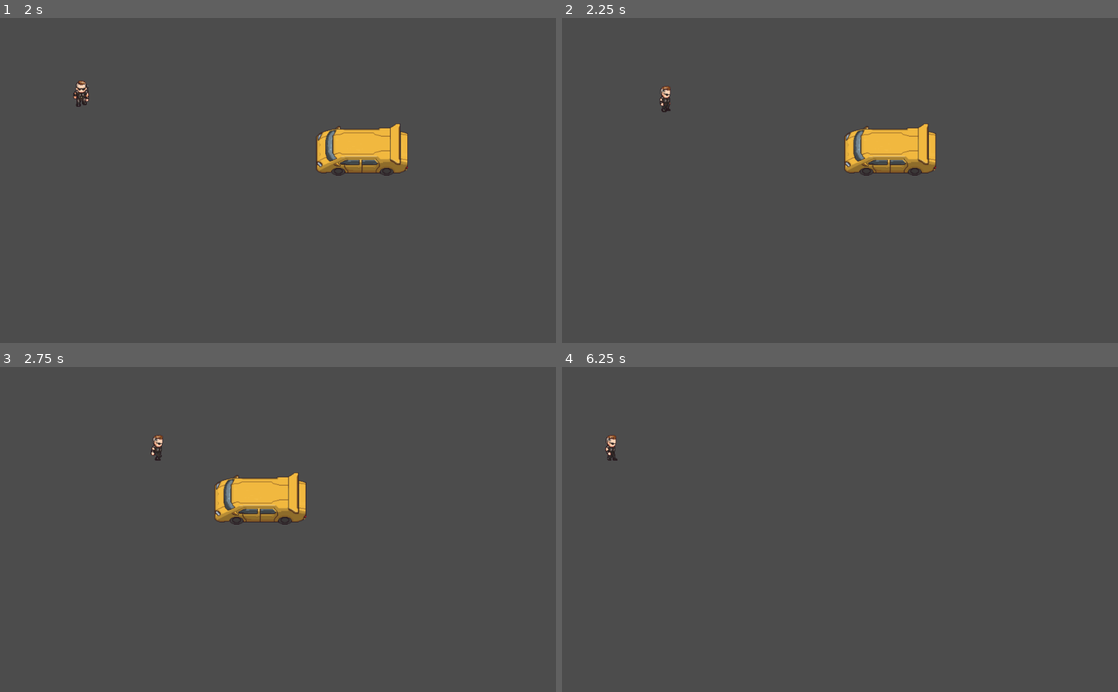
Above: before the commit, frames 1-4 (two rows, left to right).
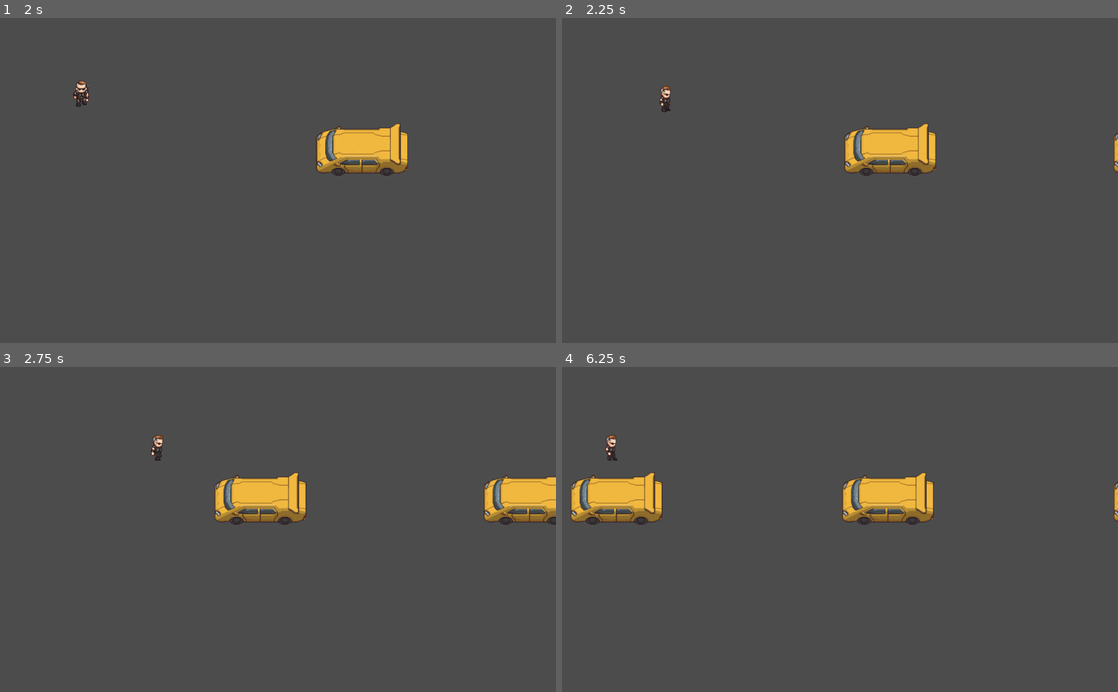
Above: after the commit, the same moments.

Repository: Heino25/Godot_projects
Game: Godot game, scene res://Level/Level.tscn
The game is run twice, just before and just after one commit, with the same random seed, the same clock (stepped at 60 frames per second) and the same inputs.
Inputs:
- Up to frame 1 (2 s): hold Right (ui_right) 0.53-1.28 s; hold Down (ui_down) from 1.28 s (still down)
- Up to frame 2 (2.25 s): release Down (ui_down) at 2.03 s; hold Right (ui_right) from 2.03 s (still down)
- Up to frame 3 (2.75 s): keep holding Right (ui_right)
- Up to frame 4 (6.25 s): release Right (ui_right) at 2.78 s; hold Up (ui_up) 2.78-3.53 s; hold Left (ui_left) 3.53-5.03 s; hold Down (ui_down) 5.03-5.78 s; hold Right (ui_right) from 5.78 s (still down)

Frame 1 is identical in both runs. In frame 2, less than 0.1% of the frame differs, in the area x 99-100%, y 35-48%; in frame 3, 1.6%; in frame 4, 4.3%, in the area x 1-100%, y 32-49%.

Commit message:
car respawn

Diff:
--- /dev/null
+++ b/Level/Level.gd
@@ -0,0 +1,7 @@
+extends Node
+
+const CAR = preload("res://Car/Car.tscn")
+
+func _on_Timer_timeout():
+	var car = CAR.instance()
+	add_child(car)
--- a/Level/Level.tscn
+++ b/Level/Level.tscn
@@ -1,10 +1,18 @@
-[gd_scene load_steps=3 format=2]
+[gd_scene load_steps=4 format=2]
 
 [ext_resource path="res://Player/Player.tscn" type="PackedScene" id=1]
 [ext_resource path="res://Car/Car.tscn" type="PackedScene" id=2]
+[ext_resource path="res://Level/Level.gd" type="Script" id=3]
 
 [node name="Level" type="Node"]
+script = ExtResource( 3 )
 
 [node name="Player" parent="." instance=ExtResource( 1 )]
 
 [node name="Car" parent="." instance=ExtResource( 2 )]
+
+[node name="Timer" type="Timer" parent="."]
+wait_time = 2.0
+autostart = true
+
+[connection signal="timeout" from="Timer" to="." method="_on_Timer_timeout"]
--- a/Player/Player.tscn
+++ b/Player/Player.tscn
@@ -39,14 +39,14 @@
 "name": "walk_up",
 "speed": 5.0
 }, {
+"frames": [ ExtResource( 8 ), ExtResource( 11 ), ExtResource( 12 ), ExtResource( 18 ), ExtResource( 27 ), ExtResource( 22 ), ExtResource( 26 ), ExtResource( 20 ), ExtResource( 23 ) ],
+"loop": true,
+"name": "walk_side",
+"speed": 5.0
+}, {
 "frames": [ ExtResource( 1 ), ExtResource( 10 ), ExtResource( 28 ), ExtResource( 4 ), ExtResource( 5 ), ExtResource( 7 ), ExtResource( 16 ), ExtResource( 9 ), ExtResource( 25 ) ],
 "loop": true,
 "name": "walk_down",
-"speed": 5.0
-}, {
-"frames": [ ExtResource( 8 ), ExtResource( 11 ), ExtResource( 12 ), ExtResource( 18 ), ExtResource( 27 ), ExtResource( 22 ), ExtResource( 26 ), ExtResource( 20 ), ExtResource( 23 ) ],
-"loop": true,
-"name": "walk_side",
 "speed": 5.0
 } ]
 
